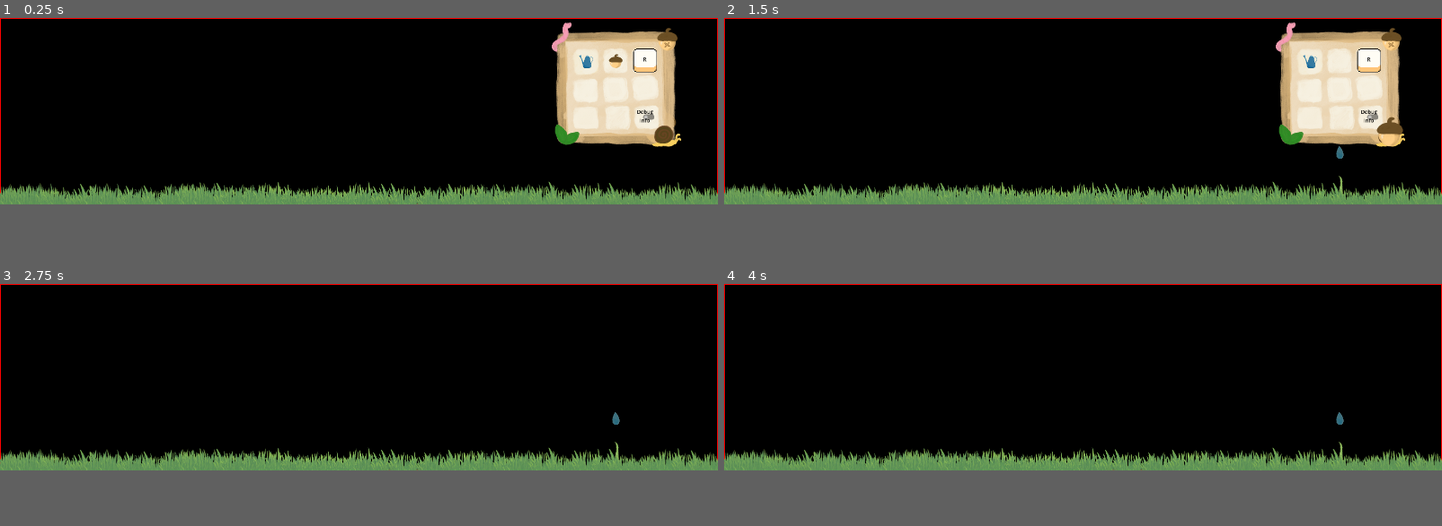
Above: before the commit, frames 1-4 (two rows, left to right).
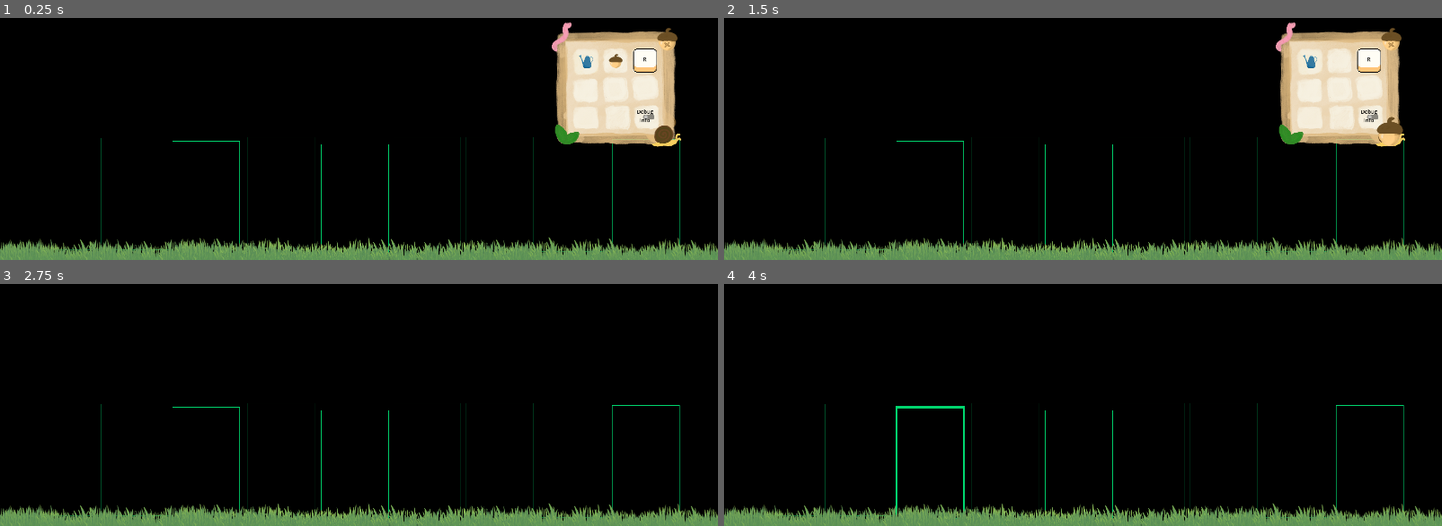
Above: after the commit, the same moments.

Repository: 9er-tom/desktop-forest
Game: Godot game, scene res://main.tscn
Same seed, same stepped clock (60 frames per second), same inputs: the game is played once before the commit and once after it.
Inputs (mouse positions are in pixels of both pictures, inside the frame that each line leads up to; where the layout moved, square brackets give the same spot in the first picture):
- Up to frame 1 (0.25 s): no input
- Up to frame 2 (1.5 s): click (1341, 51) [1341, 61] at 0.5 s; click (1384, 100) [1384, 124] at 1.25 s
- Up to frame 3 (2.75 s): click (667, 300) [667, 308] at 2 s
- Up to frame 4 (4 s): tap Enter at 2.75 s; move the mouse to (1341, 448) at 2.77 s; press the mouse at (1341, 448) at 2.78 s; tap Space at 3.5 s; move the mouse to (939, 385) at 3.52 s; release the mouse at (939, 385) at 3.53 s; click (939, 385) at 3.6 s
In our replay, the window is 799x208 before the commit and 799x270 after it. These sizes can differ from the game's own. Grey fills any space a smaller window leaves; there, only what the larger window draws over its background counts as a difference.

The runs differ from the first frame. In frame 1, 14% of the frame differs, in the area x 0-100%, y 0-100%; in frame 2, 14%; in frame 3, 14%; in frame 4, 14%.

Commit message:
spawn plant in selected slot

Diff:
--- a/main.tscn
+++ b/main.tscn
@@ -16,6 +16,7 @@
 [ext_resource type="Script" uid="uid://ba2blslevye0x" path="res://scripts/groundSpawner.gd" id="9_4c57u"]
 [ext_resource type="Texture2D" uid="uid://20ms6hufpor2" path="res://assets/ui/toolIcons/wateringCan/1.PNG" id="10_074og"]
 [ext_resource type="Script" uid="uid://blb8ddjhcs68m" path="res://scripts/ui/cursorTool.gd" id="14_w48qg"]
+[ext_resource type="PackedScene" uid="uid://c0v3e5a1pvq12" path="res://prefabs/spawn_slot.tscn" id="17_074og"]
 [ext_resource type="SpriteFrames" uid="uid://b6r8t4ppxp44f" path="res://assets/ui/cursorToolFrames.tres" id="17_yaehf"]
 
 [sub_resource type="LabelSettings" id="LabelSettings_272bh"]
@@ -33,10 +34,11 @@
 toolboxWindow = NodePath("")
 toolboxButton = NodePath("ToolboxUi/toolboxToggleButton")
 mainWindowReference = NodePath("ReferenceRect")
-windowHeight = 500
+windowHeight = 650
 taskbarOrientation = 2
 
 [node name="ReferenceRect" type="ReferenceRect" parent="."]
+visible = false
 layout_mode = 0
 mouse_filter = 2
 border_width = 5.0
@@ -52,6 +54,7 @@
 speed = 5
 
 [node name="ToolboxUi" type="Control" parent="."]
+z_index = 300
 layout_mode = 3
 anchors_preset = 0
 offset_left = 1473.0
@@ -195,12 +198,15 @@
 grow_horizontal = 2
 grow_vertical = 0
 
-[node name="PlantSpawner" type="Node" parent="GroundSlot" node_paths=PackedStringArray("spawnButton")]
+[node name="PlantSpawner" type="Node" parent="GroundSlot" node_paths=PackedStringArray("spawnButton", "cursorTool")]
 script = ExtResource("9_4c57u")
 plantPrefabs = Array[PackedScene]([ExtResource("8_4c57u")])
 spawnButton = NodePath("../../ToolboxUi/toolbox/SeedBtn")
-gridCellSize = Vector2i(200, 160)
-gridCellYMaxOffset = 50
+spawnSlotPrefab = ExtResource("17_074og")
+cursorTool = NodePath("../../CursorTool")
+gridCellSize = Vector2i(180, 300)
+gridCellYMaxOffset = 30
+gridCellYMinOffset = 10
 
 [node name="Grass" type="Node2D" parent="GroundSlot"]
 z_index = 200
--- /dev/null
+++ b/prefabs/spawn_slot.tscn
@@ -0,0 +1,23 @@
+[gd_scene load_steps=2 format=3 uid="uid://c0v3e5a1pvq12"]
+
+[ext_resource type="Script" uid="uid://ck3xwhamn8lit" path="res://scripts/spawnSlot.gd" id="1_3o7sg"]
+
+[node name="SpawnSlot" type="Control" node_paths=PackedStringArray("refRect")]
+custom_minimum_size = Vector2(150, 300)
+layout_mode = 3
+anchors_preset = 0
+mouse_filter = 1
+script = ExtResource("1_3o7sg")
+refRect = NodePath("ReferenceRect")
+metadata/_custom_type_script = "uid://ck3xwhamn8lit"
+
+[node name="ReferenceRect" type="ReferenceRect" parent="."]
+layout_mode = 1
+anchors_preset = 15
+anchor_right = 1.0
+anchor_bottom = 1.0
+grow_horizontal = 2
+grow_vertical = 2
+mouse_filter = 2
+border_color = Color(0, 0.840813, 0.430937, 1)
+editor_only = false
--- a/scripts/groundSpawner.gd
+++ b/scripts/groundSpawner.gd
@@ -1,35 +1,44 @@
+class_name GroundSpawner
 extends Node
 
 @export var plantPrefabs: Array[PackedScene]
 @export var spawnButton: TextureButton
-
+@export var spawnSlotPrefab: PackedScene
+@export var cursorTool: CursorTool
 @export var gridCellSize: Vector2i
 @export var gridMaxGutter := 20
-@export var gridCellYMaxOffset := 30
+@export var gridCellYMaxOffset : int
+@export var gridCellYMinOffset : int
 
-var spawnGrid: Array[Vector2i]
+var groundPosY : float
+var usedSlots : Array[String]
+
 func _ready() -> void:
-	spawnButton.pressed.connect(_on_spawn_btn_pressed)
 	_make_spawn_grid.call_deferred() # defer this to after main window resize
 
+
 func _make_spawn_grid() -> void:
-	var screenSize := get_window().size
+	groundPosY = get_parent().position.y
+	var screenSize   := get_window().size
 	var currentGridX := gridCellSize.x/2
 	while currentGridX < screenSize.x - gridCellSize.x/2:
-		var gutter = randi_range(5, gridMaxGutter)
-		var spawnSlot :=Vector2i(currentGridX, gridCellSize.y - randi_range(30,gridCellYMaxOffset))
-		spawnGrid.append(spawnSlot)
+		var gutter          = randi_range(5, gridMaxGutter)
+		var slot: SpawnSlot = spawnSlotPrefab.instantiate()
+		slot.position = Vector2(currentGridX, groundPosY - gridCellSize.y - randi_range(gridCellYMinOffset, gridCellYMaxOffset))
+		slot.size = gridCellSize
+		add_child(slot)
+		print_debug(slot.position)
 		currentGridX += gridCellSize.x + gutter
 
-func _on_spawn_btn_pressed()-> void:
-	if spawnGrid.size() == 0:
+
+func spawn_in_slot(slot: SpawnSlot)-> void:
+	if usedSlots.find(slot.name) != -1:
 		return
+
 	var plantIndex := randi_range(0, plantPrefabs.size() - 1)
-	var plantNode := plantPrefabs[plantIndex].instantiate()
+	var plantNode  := plantPrefabs[plantIndex].instantiate()
 
-	var spawnGridIndex = randi_range(0, spawnGrid.size() - 1)
-
-	plantNode.position = spawnGrid[spawnGridIndex]
-	plantNode.position.y = get_parent().position.y - plantNode.position.y
-	spawnGrid.remove_at(spawnGridIndex)
 	get_tree().root.add_child(plantNode)
+	usedSlots.append(slot.name)
+	plantNode.position = slot.position
+	plantNode.position.y += gridCellSize.y - plantNode.size.y
--- /dev/null
+++ b/scripts/spawnSlot.gd
@@ -0,0 +1,26 @@
+class_name SpawnSlot
+extends Control
+
+@export var refRect: ReferenceRect
+@onready var spawner: GroundSpawner = get_parent()
+
+
+func _ready() -> void:
+	mouse_entered.connect(_on_mouse_entered)
+	mouse_exited.connect(_on_mouse_exited)
+
+
+func _on_mouse_entered() -> void:
+	refRect.border_width = 5
+
+
+func _on_mouse_exited() -> void:
+	refRect.border_width = 1
+
+
+func _gui_input(event: InputEvent) -> void:
+	if spawner.cursorTool.currentTool != CursorTool.GardenTools.SEED:
+		return
+
+	if event.is_action_pressed("Interact"):
+		spawner.spawn_in_slot(self)
Not shown: 1 places in main.tscn that only renumber resources
Not shown, added: scripts/spawnSlot.gd.uid
